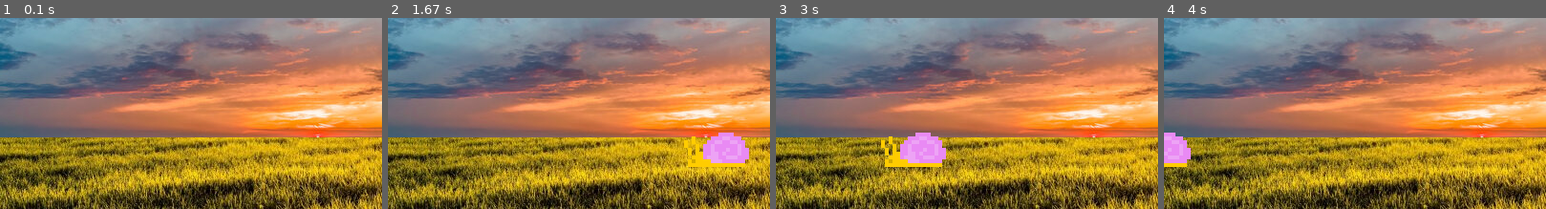
Above: before the commit, frames 1-4 (left to right).
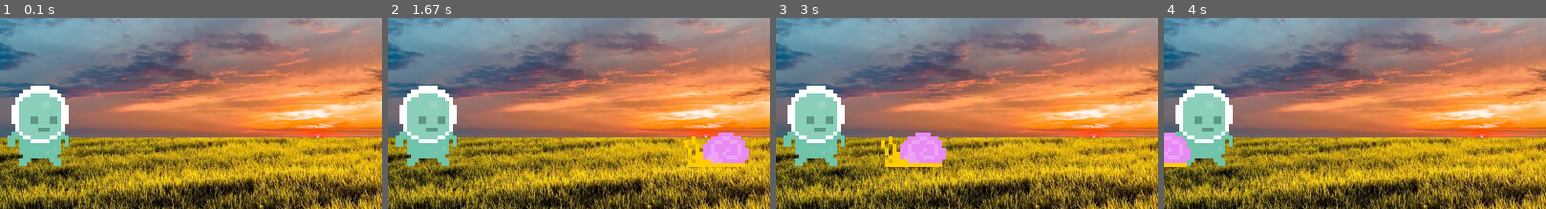
Above: after the commit, the same moments.

Repository: AJHS-Kelley/8b-ajhs-game-programming-23-24-Shortheadband
Game: pygame game, started from gameProgramming/08_ultimatePygame/Creating a Window + Clock.py
Same seed, same stepped clock (60 frames per second), same inputs: the game is played once before the commit and once after it.
Inputs:
- Up to frame 1 (0.1 s): no input
- Up to frame 2 (1.67 s): no input
- Up to frame 3 (3 s): no input
- Up to frame 4 (4 s): no input
The pictures show only the part of the screen within x 5-55%, y 50-100%; the shares and areas given below are measured in that part.

The runs differ from the first frame. In frame 1, 5.0% of the frame differs, in the area x 2-18%, y 35-78%; in frame 2, 5.0%; in frame 3, 5.0%; in frame 4, 4.7%.

Commit message:
Ver update
Added player rectangle

Diff:
--- a/gameProgramming/08_ultimatePygame/Creating a Window + Clock.py
+++ b/gameProgramming/08_ultimatePygame/Creating a Window + Clock.py
@@ -10,6 +10,9 @@
 sky_surface = pygame.image.load('img/Ult_pygame/Sky.jpg').convert()
 ground_surface = pygame.image.load('img/Ult_pygame/Ground.jpg').convert()
 text_surface = test_font.render('Sunset Runner', False, 'Blue').convert()
+
+player_surface = pygame.image.load('img/Ult_pygame/Player/player_walk_1.png')
+player_rectangle = player_surface.get_rect(midbottom = (80,355))
 
 snail_surface = pygame.image.load('img/Ult_pygame/snail/snail1.png').convert_alpha()
 snail_x_pos = 600
@@ -26,6 +29,7 @@
     screen.blit(text_surface,(275,50))
     snail_x_pos += -2.5
     if snail_x_pos < -100: snail_x_pos = 800
+    screen.blit(player_surface,player_rectangle)
     screen.blit(snail_surface,(snail_x_pos,320))
 
     pygame.display.update()
